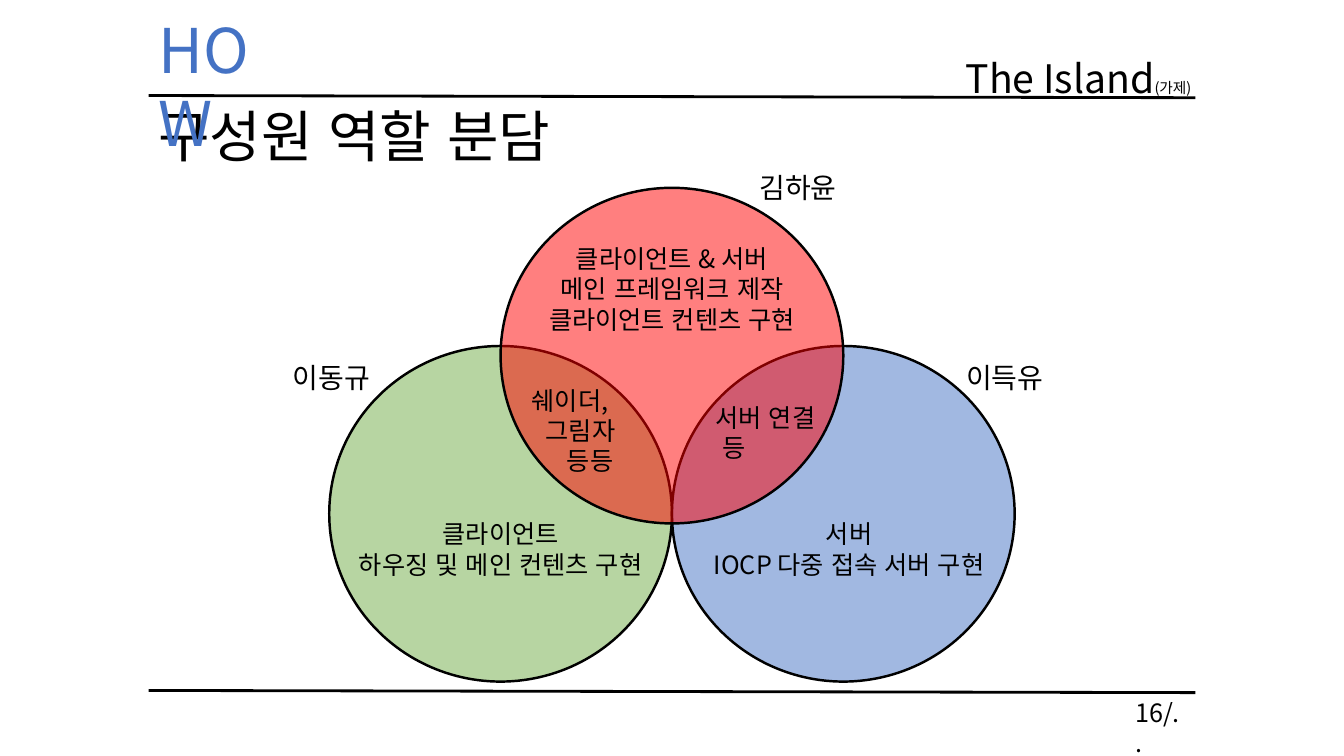
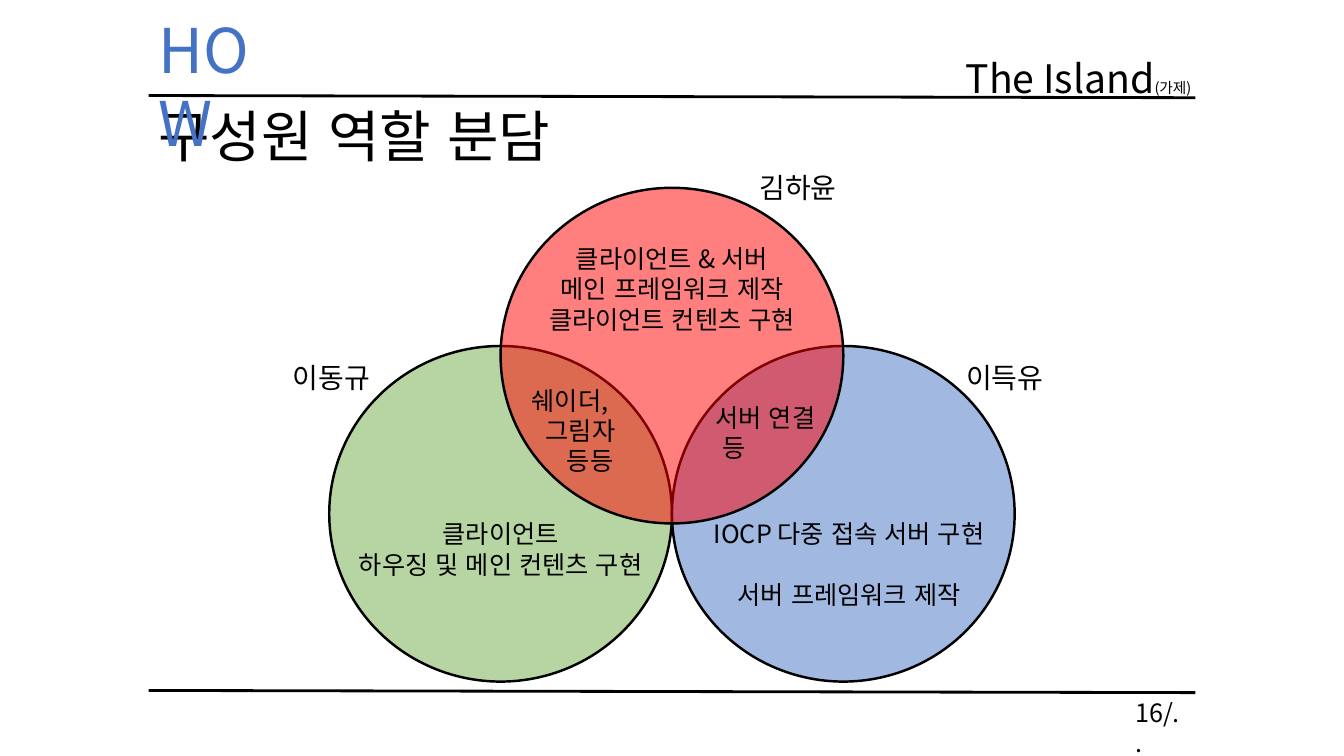
Before and after one commit to KimHaYoon/SickPerson, a slide deck: slide 16 of 문서/졸업작품 게임 기획서 초안.pptx. Drawn at 1344x756 pixels with LibreOffice and Linux fonts; fonts in the diff are those of the drawing. Boxes give left, top, right and bottom in pixels: in the first picture for what was removed or moved away, otherwise in the second. Text is boxed around its words. In the diff, an @@ line names an element or a change of style, - is before the commit and + after.

```diff
--- a/문서/졸업작품 게임 기획서 초안.pptx
+++ b/문서/졸업작품 게임 기획서 초안.pptx
@@ text at [826,522,872,545]: paragraph removed @@
-서버
@@ text at [738,583,960,606]: paragraph added @@
+서버 프레임워크 제작
```
Also in this commit, not shown: 2 other slides changed, 11 other files.
